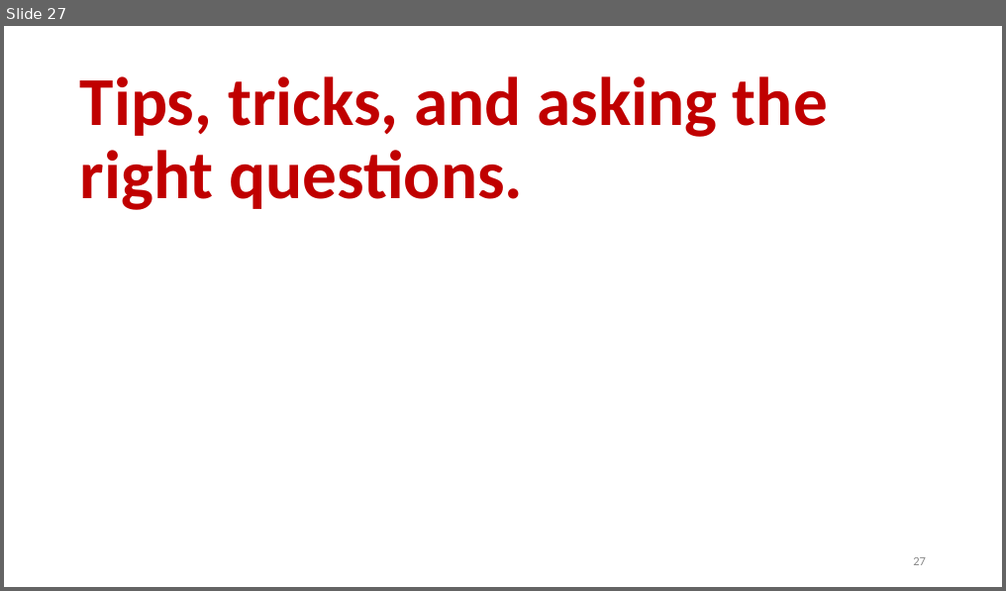
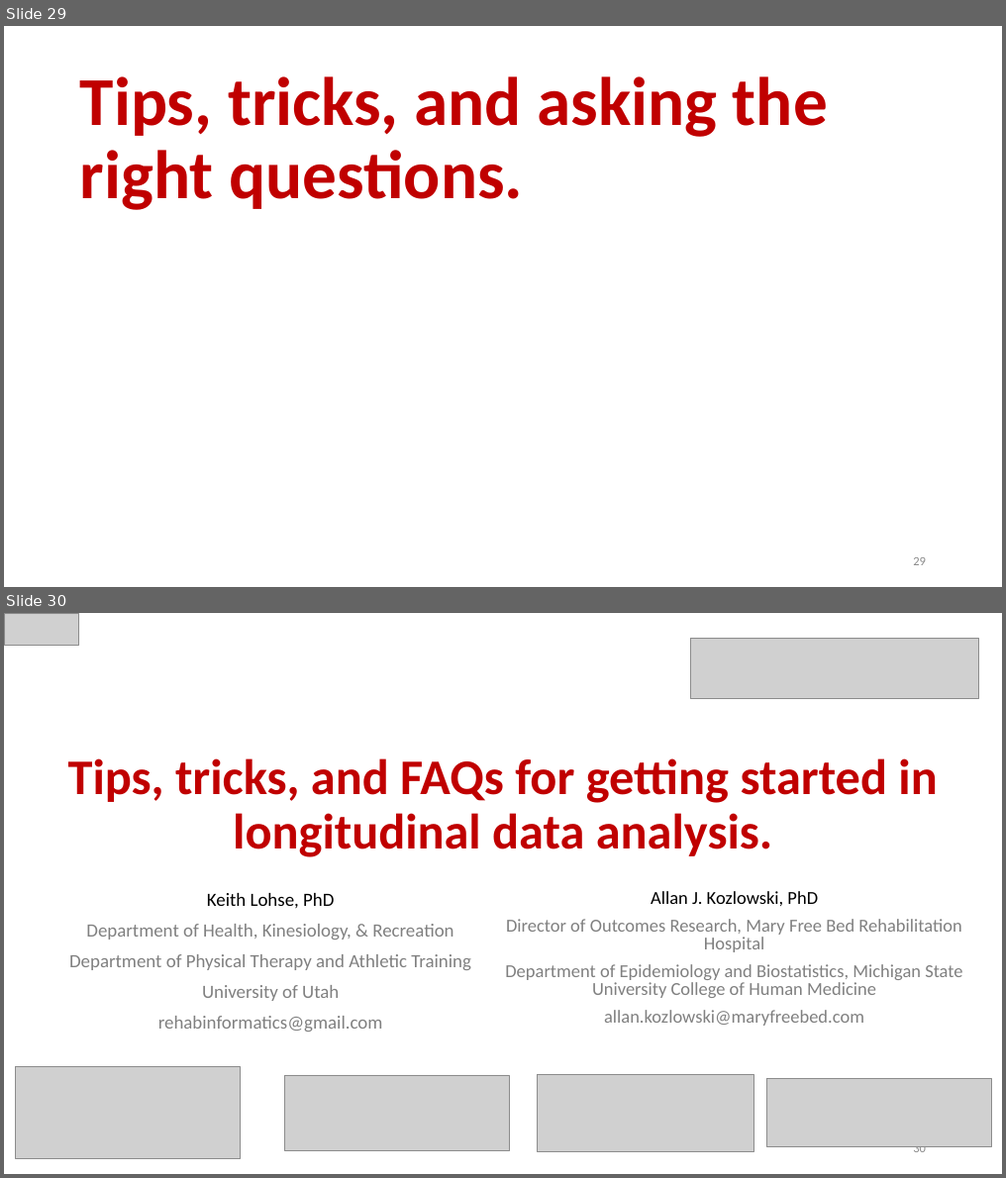
Before and after one commit to keithlohse/LMER_Clinical_Science, a slide deck: lohse ACRM 2017 workshop.pptx. Shown one above the other, each under a label of ours: slide 27 before the commit, slides 29 and 30 after it. The pictures are 1006x591 and 1006x1178 pixels, drawn with LibreOffice and Linux fonts; fonts in the diff are those of the drawing; grey boxes stand for pictures. Boxes give left, top, right and bottom in pixels: in the first picture for what was removed or moved away, otherwise in the second. Text is boxed around its words. In the diff, an @@ line names an element or a change of style, - is before the commit and + after.

```diff
--- a/lohse ACRM 2017 workshop.pptx
+++ b/lohse ACRM 2017 workshop.pptx
@@ slide 30 added at (4,613,1002,1174), background #FFFFFF @@
@@ picture added at (4,613,79,646) @@
@@ picture added at (690,638,979,698) @@
@@ title added at (68,759,937,858), 48 pt, text #C00000, bold @@
+Tips, tricks, and FAQs for getting started in longitudinal data analysis.
@@ subtitle added at (69,893,471,1032), 18 pt, text #808080 @@
+Keith Lohse, PhD
+Department of Health, Kinesiology, & Recreation
+Department of Physical Therapy and Athletic Training
+University of Utah
+rehabinformatics@gmail.com
@@ text added at (505,891,962,1026), 17.6 pt, text #808080 @@
+Allan J. Kozlowski, PhD
+Director of Outcomes Research, Mary Free Bed Rehabilitation Hospital
+Department of Epidemiology and Biostatistics, Michigan State University College of Human Medicine
+allan.kozlowski@maryfreebed.com
@@ picture added at (15,1066,240,1158) @@
@@ picture added at (285,1075,509,1152) @@
@@ picture added at (537,1074,754,1152) @@
@@ picture added at (767,1078,991,1148) @@
@@ page number added at (913,1147,926,1153), 12 pt, text #8C8C8C @@
+30
@@ what was slide 27 is now slide 29 @@
@@ page number at (913,558,926,566): text changed @@
-27
+29
```
Also in this commit, not shown: 14 other slides added, 1 slide removed, 3 other files.
